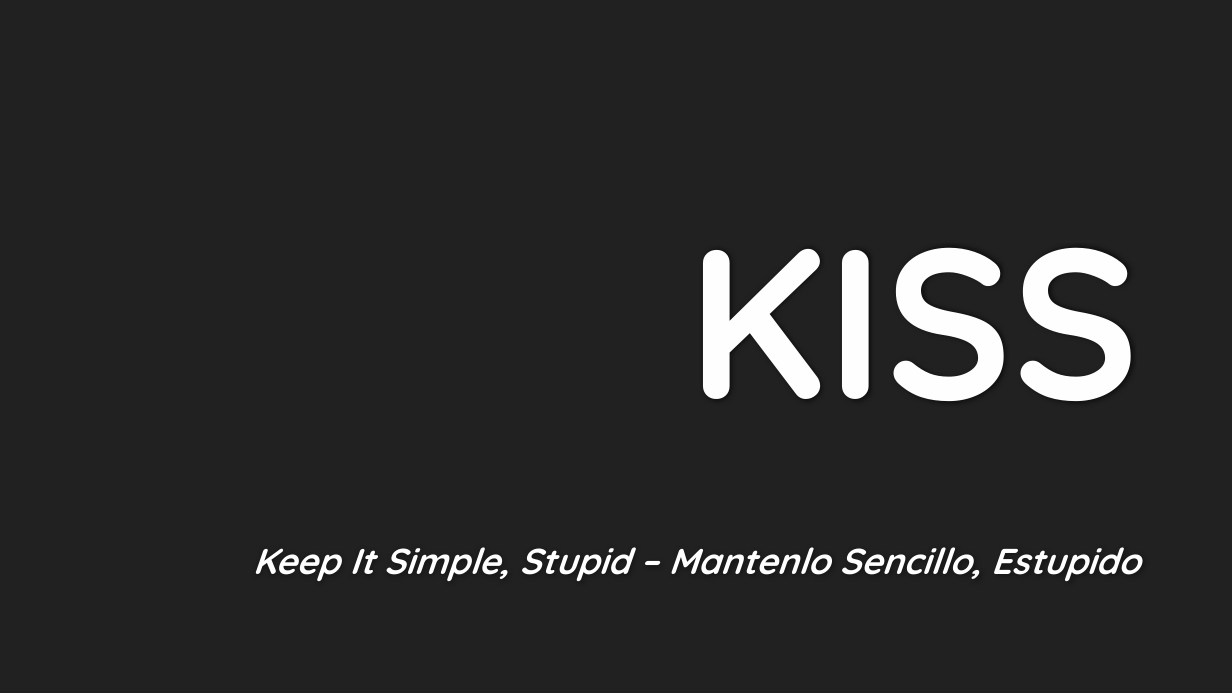
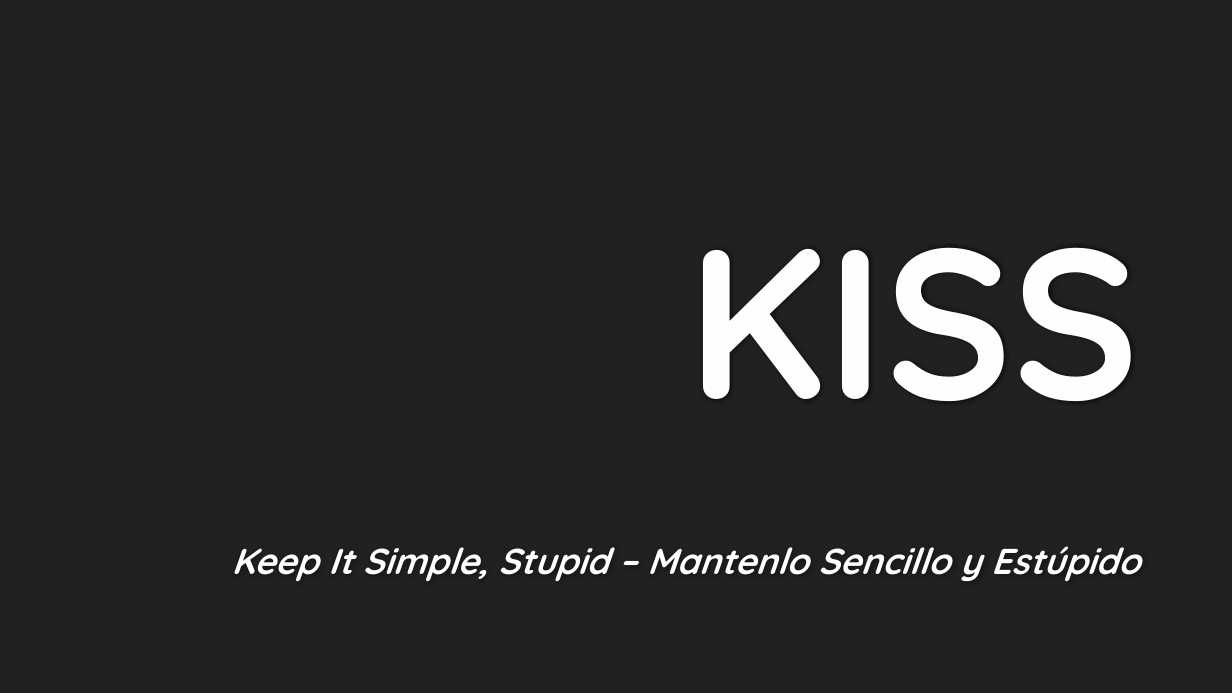
Before and after one commit to estebansalas18/Principios-DWKY, a slide deck: slide 10 of Principios DRY, KISS, WET, YAGNI.pptx. Drawn at 1232x693 pixels with LibreOffice and Linux fonts; fonts in the diff are those of the drawing; background and template pictures are left out. Boxes give left, top, right and bottom in pixels: in the first picture for what was removed or moved away, otherwise in the second. Text is boxed around its words. In the diff, an @@ line names an element or a change of style, - is before the commit and + after.

```diff
--- a/Principios DRY, KISS, WET, YAGNI.pptx
+++ b/Principios DRY, KISS, WET, YAGNI.pptx
@@ text at [231,546,1140,581]: text changed @@
-Keep It Simple, Stupid – Mantenlo Sencillo, Estupido
+Keep It Simple, Stupid – Mantenlo Sencillo y Estúpido
```
Also in this commit, not shown: 5 other slides changed.
